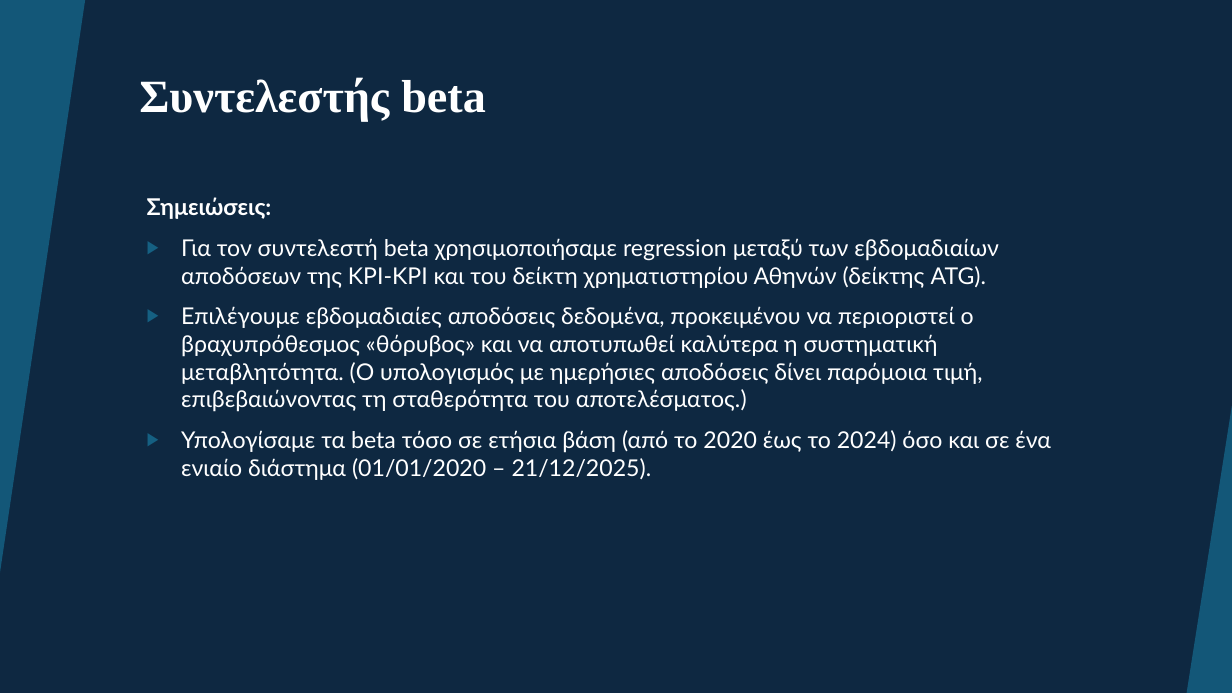
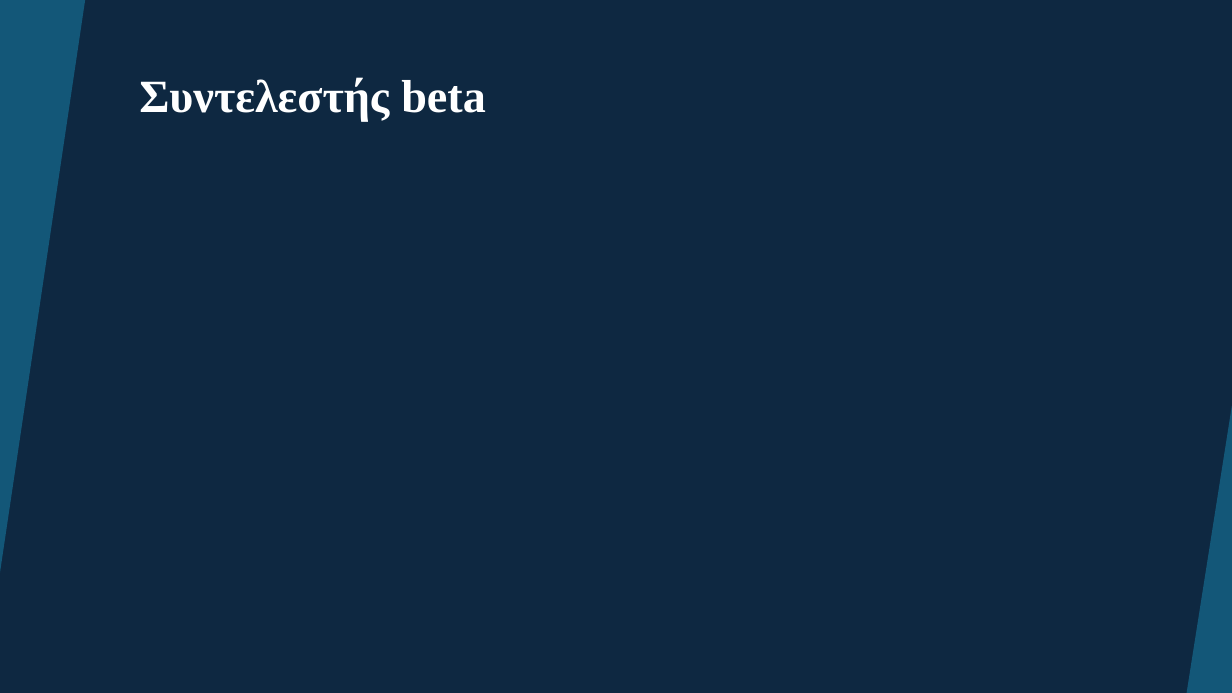
Before and after one commit to koutsompinask/MSC, a slide deck: slide 5 of semester C/Financial_Analysis/Kri-Kri-Analysis-Koutsompinas.pptx. Drawn at 1232x693 pixels with LibreOffice and Linux fonts; fonts in the diff are those of the drawing; grey boxes stand for pictures. Boxes give left, top, right and bottom in pixels: in the first picture for what was removed or moved away, otherwise in the second. Text is boxed around its words. In the diff, an @@ line names an element or a change of style, - is before the commit and + after.

```diff
--- a/semester C/Financial_Analysis/Kri-Kri-Analysis-Koutsompinas.pptx
+++ b/semester C/Financial_Analysis/Kri-Kri-Analysis-Koutsompinas.pptx
@@ text removed at [147,197,1051,480] @@
-Σημειώσεις:
-▶ Για τον συντελεστή beta χρησιμοποιήσαμε regression μεταξύ των εβδομαδιαίων αποδόσεων της ΚΡΙ-ΚΡΙ και του δείκτη χρηματιστηρίου Αθηνών (δείκτης ATG).
-▶ Επιλέγουμε εβδομαδιαίες αποδόσεις δεδομένα, προκειμένου να περιοριστεί ο βραχυπρόθεσμος «θόρυβος» και να αποτυπωθεί καλύτερα η συστηματική μεταβλητότητα. (Ο υπολογισμός με ημερήσιες αποδόσεις δίνει παρόμοια τιμή, επιβεβαιώνοντας τη σταθερότητα του αποτελέσματος.)
-▶ Υπολογίσαμε τα beta τόσο σε ετήσια βάση (από το 2020 έως το 2024) όσο και σε ένα ενιαίο διάστημα (01/01/2020 – 21/12/2025).
```
Also in this commit, not shown: 1 other file.
